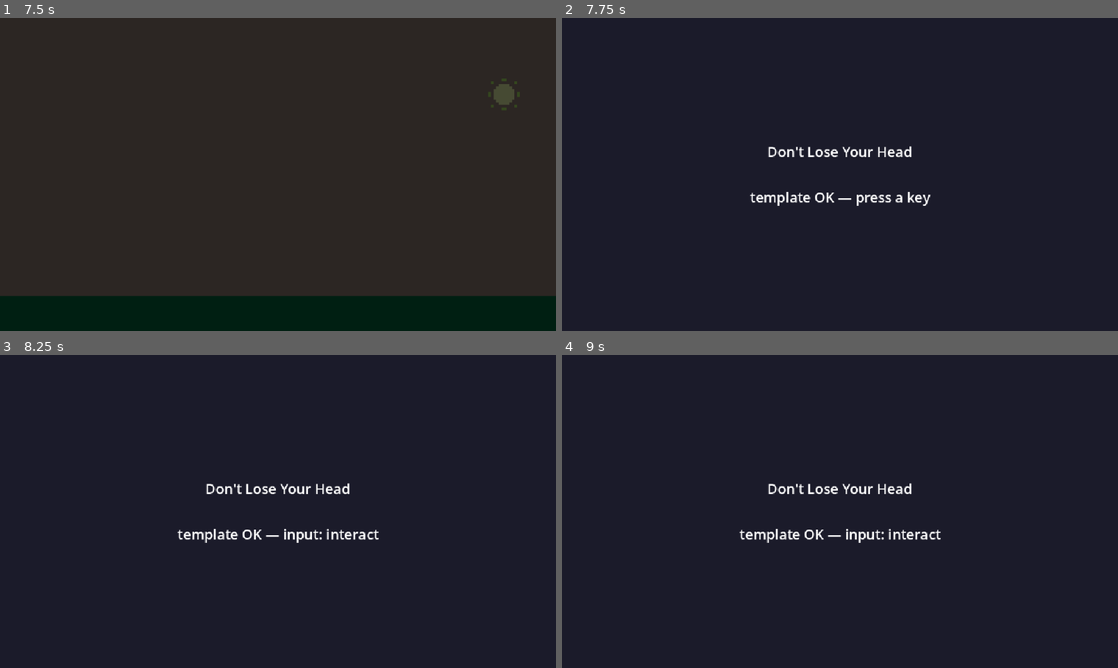
Above: before the commit, frames 1-4 (two rows, left to right).
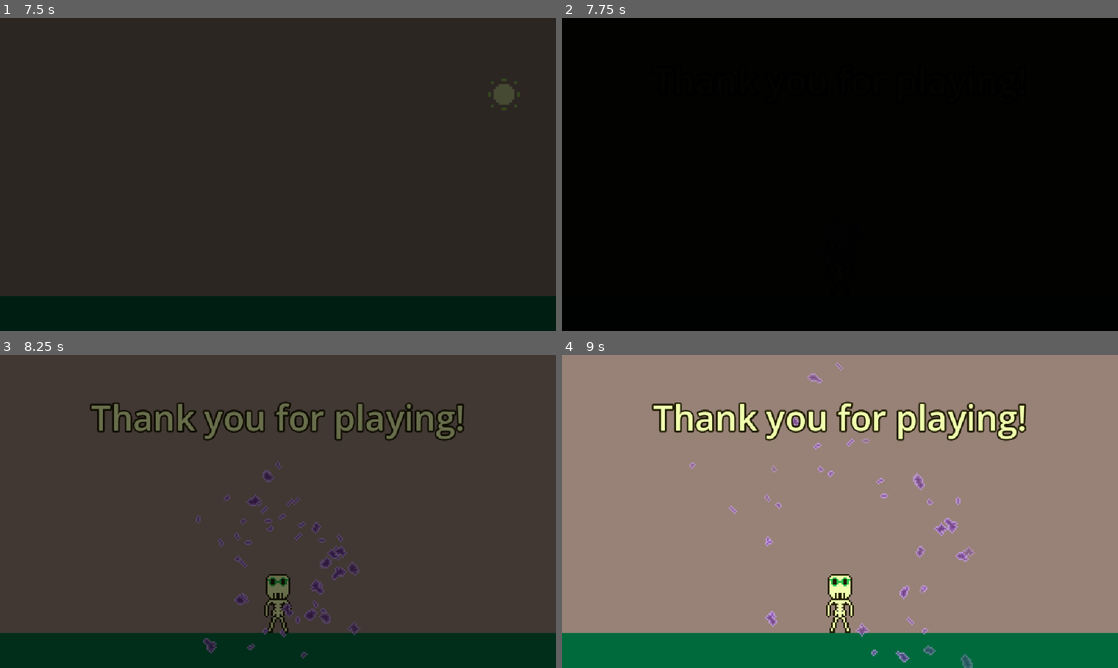
Above: after the commit, the same moments.

Repository: tucksravin/dont-lose-your-head
Game: Godot game, scene res://scenes/reunion/reunion.tscn
Same seed, same stepped clock (60 frames per second), same inputs: the game is played once before the commit and once after it. This scene is started directly instead of the project's main scene.
Inputs:
- Up to frame 1 (7.5 s): hold D (move_right) 0.53-2.03 s; tap E (interact) every 0.75 s from 0.6 to 7.35 s; tap Space (jump) at 0.77, 1.52, 3.02, 3.77, 4.52, 6.02, 6.77 s; hold A (move_left) 2.03-2.78 s; hold D (move_right) 2.78-4.28 s; tap R (restart) at 4.15 s; hold A (move_left) 4.28-5.03 s; hold D (move_right) 5.03-5.78 s; hold A (move_left) 5.78-7.28 s; hold D (move_right) from 7.28 s (still down)
- Up to frame 2 (7.75 s): keep holding D (move_right); tap Space (jump) at 7.52 s
- Up to frame 3 (8.25 s): keep holding D (move_right); tap A (move_left) at 8 s; tap E (interact) at 8.1 s
- Up to frame 4 (9 s): keep holding D (move_right); tap E (interact) at 8.85 s

Frame 1 is identical in both runs. In frame 2, 100% of the frame differs, in the area x 0-100%, y 0-100%; in frame 3, 99%; in frame 4, 100%.

Commit message:
Add thank you message

Diff:
--- a/scenes/reunion/reunion.gd
+++ b/scenes/reunion/reunion.gd
@@ -28,7 +28,7 @@
 @export var walk_off_speed: float = 150.0
 @export var exit_x: float = 700.0
 @export var fade_duration: float = 0.8
-@export var next_scene: String = "res://scenes/main.tscn"
+@export var next_scene: String = "res://scenes/ui/thanks.tscn"
 
 @onready var head_blob: Head = $Head
 @onready var body_blob: CharacterBody2D = $Body
--- a/scenes/reunion/reunion.tscn
+++ b/scenes/reunion/reunion.tscn
@@ -1,8 +1,8 @@
-[gd_scene load_steps=7 format=3]
+[gd_scene format=3 uid="uid://dm6g4ar7tx14u"]
 
-[ext_resource type="Script" path="res://scenes/reunion/reunion.gd" id="1_reunion"]
+[ext_resource type="Script" uid="uid://ls6i52el86vh" path="res://scenes/reunion/reunion.gd" id="1_reunion"]
 [ext_resource type="PackedScene" uid="uid://ckkidbot3beas" path="res://scenes/body/body.tscn" id="2_body"]
-[ext_resource type="PackedScene" path="res://scenes/head/head.tscn" id="3_head"]
+[ext_resource type="PackedScene" uid="uid://icgagian0sgo" path="res://scenes/head/head.tscn" id="3_head"]
 [ext_resource type="Texture2D" uid="uid://cde00sdoc782w" path="res://assets/sprites/sun.png" id="4_sun"]
 
 [sub_resource type="RectangleShape2D" id="RectangleShape2D_floor"]
@@ -10,61 +10,63 @@
 
 [sub_resource type="LabelSettings" id="LabelSettings_prompt"]
 font_size = 10
-font_color = Color(0.945098039215686, 1, 0.686274509803922, 1)
+font_color = Color(0.94509804, 1, 0.6862745, 1)
 
-[node name="ReunionScene" type="Node2D"]
+[node name="ReunionScene" type="Node2D" unique_id=818718428]
 script = ExtResource("1_reunion")
 
-[node name="Background" type="Polygon2D" parent="."]
+[node name="Background" type="Polygon2D" parent="." unique_id=763129986]
 z_index = -1
+color = Color(0.59607846, 0.50980395, 0.46666667, 1)
 polygon = PackedVector2Array(0, 0, 640, 0, 640, 360, 0, 360)
-color = Color(0.596078431372549, 0.509803921568627, 0.466666666666667, 1)
 
-[node name="Camera2D" type="Camera2D" parent="."]
+[node name="Camera2D" type="Camera2D" parent="." unique_id=616804446]
 position = Vector2(320, 180)
 
-[node name="Floor" type="StaticBody2D" parent="."]
+[node name="Floor" type="StaticBody2D" parent="." unique_id=854761105]
 
-[node name="CollisionShape2D" type="CollisionShape2D" parent="Floor"]
+[node name="CollisionShape2D" type="CollisionShape2D" parent="Floor" unique_id=2120591962]
 position = Vector2(320, 340)
 shape = SubResource("RectangleShape2D_floor")
 
-[node name="Visual" type="ColorRect" parent="Floor"]
+[node name="Visual" type="ColorRect" parent="Floor" unique_id=1818046314]
 offset_top = 320.0
 offset_right = 640.0
 offset_bottom = 360.0
 mouse_filter = 2
-color = Color(0, 0.415686274509804, 0.23921568627451, 1)
+color = Color(0, 0.41568628, 0.23921569, 1)
 
-[node name="HorizonSun" type="Sprite2D" parent="."]
+[node name="HorizonSun" type="Sprite2D" parent="." unique_id=1129568192]
 z_index = -1
 position = Vector2(580, 88)
 scale = Vector2(3, 3)
 texture = ExtResource("4_sun")
 
-[node name="Head" parent="." instance=ExtResource("3_head")]
+[node name="Head" parent="." unique_id=647551338 instance=ExtResource("3_head")]
 position = Vector2(480, 304)
-rotation = 3.14159265358979
+rotation = 3.1415927
 
-[node name="Body" parent="." instance=ExtResource("2_body")]
+[node name="Body" parent="." unique_id=1290933380 instance=ExtResource("2_body")]
 position = Vector2(100, 320)
 
-[node name="InteractPrompt" type="Label" parent="."]
+[node name="InteractPrompt" type="Label" parent="." unique_id=130099992]
 visible = false
-position = Vector2(452, 264)
-size = Vector2(80, 20)
+offset_left = 452.0
+offset_top = 264.0
+offset_right = 532.0
+offset_bottom = 287.0
 text = "E: reunite"
+label_settings = SubResource("LabelSettings_prompt")
 horizontal_alignment = 1
-label_settings = SubResource("LabelSettings_prompt")
 
-[node name="FadeOverlay" type="CanvasLayer" parent="."]
+[node name="FadeOverlay" type="CanvasLayer" parent="." unique_id=448114378]
 layer = 10
 
-[node name="Fade" type="ColorRect" parent="FadeOverlay"]
+[node name="Fade" type="ColorRect" parent="FadeOverlay" unique_id=382927708]
+modulate = Color(1, 1, 1, 0)
 anchors_preset = 15
 anchor_right = 1.0
 anchor_bottom = 1.0
 grow_horizontal = 2
 grow_vertical = 2
 color = Color(0, 0, 0, 1)
-modulate = Color(1, 1, 1, 0)
--- /dev/null
+++ b/scenes/ui/thanks.gd
@@ -0,0 +1,111 @@
+extends Node2D
+## End card — the run's last screen, handed to us by the reunion's fade-out.
+##
+## Same trick as the title screen: this is the *real* body and head, not art.
+## body.gd picks its animation off `velocity`, and in `is_scripted` mode it
+## never calls move_and_slide() — so with `velocity` left at zero the guy just
+## stands there, head on, facing the sun. `Head.attach()` is the same call the
+## title and the reunion use to carry the skull.
+##
+## The reunion fades *to* black before changing scene, so this one fades *from*
+## black — otherwise the end card pops in at full brightness.
+##
+## The kikis get one last say. head.tscn carries a `HeadThoughts` stream (a
+## thought every 0.4 s, forever); this screen drops it the way the title does
+## and spawns its own choreographed puff instead — a thick cloud packed round
+## the skull at t=0 that drifts outward and fades, completely gone by
+## `disperse_time`. One Tween per kiki, each one free'ing itself at the end,
+## so nothing is left running behind the thank-you.
+##
+## `music_track` is read by the Music autoload (scripts/autoload/music.gd): it
+## asks the scene root for that property first, and switching to a track that's
+## already playing is a no-op — so the reunion's music carries straight through
+## instead of stopping and restarting.
+##
+## Docs: https://docs.godotengine.org/en/stable/classes/class_tween.html
+
+## Music autoload reads this off the root. Same track as the reunion = no cut.
+@export var music_track: StringName = &"reunion"
+## Where the head sits on the body's neck, in body-local space — measured off
+## the sprites, same value the title screen uses.
+@export var head_mount: Vector2 = Vector2(0.0, -52.0)
+## How long the fade in from the reunion's black takes.
+@export var fade_in_duration: float = 1.2
+## How many kikis are in the parting cloud. 44 packs the skull solid at 2x.
+@export var cloud_count: int = 44
+## Seconds from the thick cloud to nothing left on screen.
+@export var disperse_time: float = 5.0
+## Radius (px) of the cluster they start in — small = thick.
+@export var cloud_radius: float = 22.0
+## Where the cloud sits relative to the head centre (just above the 28 px box).
+@export var cloud_offset: Vector2 = Vector2(0.0, -10.0)
+## How far out they drift before they are gone (px).
+@export var drift_min: float = 110.0
+@export var drift_max: float = 260.0
+## Share of the cloud that is a big_kiki rather than a lil one.
+@export var big_kiki_share: float = 0.25
+
+@onready var _body: CharacterBody2D = $Body
+@onready var _head: Head = $Head
+@onready var _fade: ColorRect = $FadeOverlay/Fade
+
+
+func _ready() -> void:
+	# is_scripted stops body.gd running gravity/input on it; velocity stays
+	# zero, so its animation picker holds `idle`.
+	_body.is_scripted = true
+	_body.velocity = Vector2.ZERO
+	_head.attach(_body, head_mount)
+	create_tween().tween_property(_fade, "modulate:a", 0.0, fade_in_duration)
+	_quiet_the_head()
+	_burst_kikis()
+
+
+## Drop head.tscn's own endless thought stream — same call the title screen
+## makes, and for the same reason: this screen wants to say something specific
+## with the kikis, not trickle them forever. Hidden before the queue_free()
+## because HeadThoughts spawns its first kiki in its own _ready() (children ready
+## before parents) and a queue_free() only lands at the end of the frame, so
+## without this one thought would be drawn for a frame before it went.
+func _quiet_the_head() -> void:
+	var thoughts: CanvasItem = _head.get_node_or_null("HeadThoughts") as CanvasItem
+	if thoughts == null:
+		return
+	thoughts.visible = false
+	thoughts.queue_free()
+
+
+## The parting cloud: every kiki spawns at once in a tight cluster (that is the
+## "thick"), then drifts outward and fades on its own Tween. Each one's travel
+## time is rolled so it *ends* on or before `disperse_time` — the stagger is in
+## when they finish, not when they start, so the cloud thins from the edges
+## instead of everything vanishing on the same frame.
+func _burst_kikis() -> void:
+	for _i in cloud_count:
+		var angle: float = randf() * TAU
+		# sqrt keeps the random points evenly spread over the disc instead of
+		# bunching them at the centre.
+		var start: Vector2 = cloud_offset + Vector2.RIGHT.rotated(angle) * cloud_radius * sqrt(randf())
+		var kind: StringName = &"big_kiki" if randf() < big_kiki_share else &"lil_kiki"
+		var kiki: Kiki = Kiki.spawn(_head, kind, start)
+		# Absolute z so the cloud reads over the body and the ground band.
+		kiki.z_as_relative = false
+		kiki.z_index = 10
+
+		# Drift outward from the cluster centre, biased upward — thoughts leave
+		# the way HeadThoughts sends them, they just leave in every direction now.
+		var out: Vector2 = Vector2.RIGHT.rotated(angle) * randf_range(drift_min, drift_max)
+		var dest: Vector2 = start + out + Vector2(0.0, -randf_range(20.0, 70.0))
+		var travel: float = randf_range(disperse_time * 0.35, disperse_time)
+
+		var tw: Tween = kiki.create_tween()
+		tw.set_parallel(true)
+		tw.tween_property(kiki, "position", dest, travel)\
+				.set_trans(Tween.TRANS_QUAD).set_ease(Tween.EASE_OUT)
+		# Linear on the alpha, not HeadThoughts' EASE_IN: over 0.8 s a late fade
+		# reads as a puff, but over 5 s it holds every kiki at full opacity for
+		# four of them and then pops the lot. Linear + the spread of `travel`
+		# is what makes the cloud visibly thin the whole way down.
+		tw.tween_property(kiki, "modulate:a", 0.0, travel)\
+				.set_trans(Tween.TRANS_LINEAR)
+		tw.chain().tween_callback(kiki.queue_free)
--- /dev/null
+++ b/scenes/ui/thanks.tscn
@@ -0,0 +1,61 @@
+[gd_scene format=3 uid="uid://j46i386bt7tt"]
+
+[ext_resource type="Script" uid="uid://bt1hylbmdgjx6" path="res://scenes/ui/thanks.gd" id="1_thanks"]
+[ext_resource type="PackedScene" uid="uid://ckkidbot3beas" path="res://scenes/body/body.tscn" id="2_body"]
+[ext_resource type="PackedScene" uid="uid://icgagian0sgo" path="res://scenes/head/head.tscn" id="3_head"]
+
+[node name="ThanksScreen" type="Node2D" unique_id=1848622759]
+script = ExtResource("1_thanks")
+
+[node name="Background" type="Polygon2D" parent="." unique_id=775248605]
+z_index = -1
+color = Color(0.59607846, 0.50980395, 0.46666667, 1)
+polygon = PackedVector2Array(0, 0, 640, 0, 640, 360, 0, 360)
+
+[node name="Camera2D" type="Camera2D" parent="." unique_id=666210849]
+position = Vector2(320, 180)
+
+[node name="Ground" type="Polygon2D" parent="." unique_id=1590867728]
+position = Vector2(0, 320)
+color = Color(0, 0.41568628, 0.23921569, 1)
+polygon = PackedVector2Array(0, 0, 640, 0, 640, 40, 0, 40)
+
+[node name="Body" parent="." unique_id=695829259 instance=ExtResource("2_body")]
+position = Vector2(320, 320)
+
+[node name="Head" parent="." unique_id=1556383890 instance=ExtResource("3_head")]
+position = Vector2(320, 268)
+
+[node name="UI" type="CanvasLayer" parent="." unique_id=1971856498]
+layer = 10
+
+[node name="Root" type="Control" parent="UI" unique_id=1154055433]
+layout_mode = 3
+anchors_preset = 15
+anchor_right = 1.0
+anchor_bottom = 1.0
+mouse_filter = 2
+
+[node name="Thanks" type="Label" parent="UI/Root" unique_id=1232299204]
+layout_mode = 0
+anchor_right = 1.0
+offset_top = 40.0
+offset_bottom = 104.0
+theme_override_colors/font_color = Color(0.94509804, 1, 0.6862745, 1)
+theme_override_colors/font_outline_color = Color(0.1254902, 0.10980392, 0.007843138, 1)
+theme_override_constants/outline_size = 8
+theme_override_font_sizes/font_size = 40
+text = "Thank you for playing!"
+horizontal_alignment = 1
+vertical_alignment = 1
+
+[node name="FadeOverlay" type="CanvasLayer" parent="." unique_id=2079905034]
+layer = 20
+
+[node name="Fade" type="ColorRect" parent="FadeOverlay" unique_id=1664273778]
+anchors_preset = 15
+anchor_right = 1.0
+anchor_bottom = 1.0
+grow_horizontal = 2
+grow_vertical = 2
+color = Color(0, 0, 0, 1)
Not shown, added: scenes/ui/thanks.gd.uid
Not shown, changed: journals/ben.md
